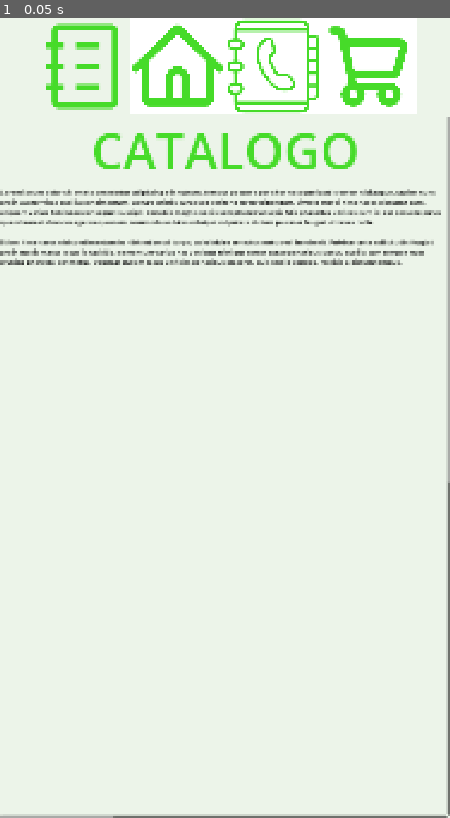
Above: before the commit, frame 1.
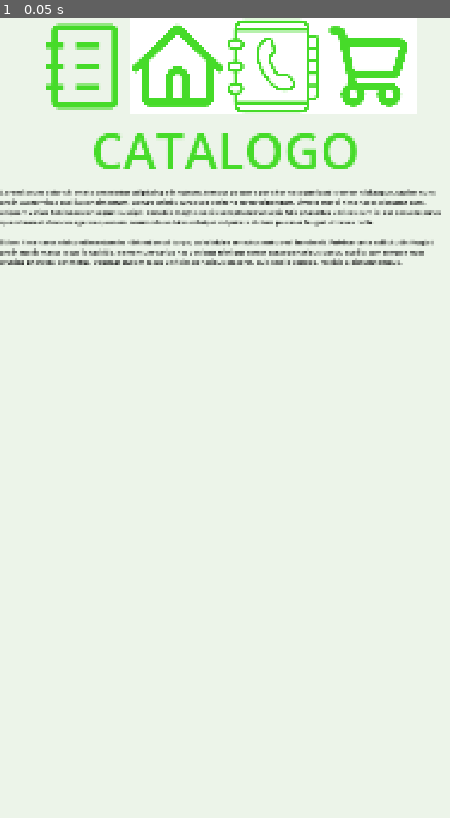
Above: after the commit, the same moment.

Repository: mike7d7/progra-6
Game: Godot game, scene res://control.tscn
Same seed, same stepped clock (60 frames per second), same inputs: the game is played once before the commit and once after it.
Inputs:
- Up to frame 1 (0.05 s): no input

The runs differ from the first frame. In frame 1, 1.3% of the frame differs, in the area x 0-100%, y 12-100%.

Commit message:
make scroll work on phone

Diff:
--- a/control.tscn
+++ b/control.tscn
@@ -70,6 +70,8 @@
 unique_name_in_owner = true
 layout_mode = 2
 size_flags_vertical = 3
+horizontal_scroll_mode = 3
+vertical_scroll_mode = 3
 script = ExtResource("5_sky72")
 metadata/_custom_type_script = "uid://cxtfepdg0uqig"
 
--- a/paginas/inicio.tscn
+++ b/paginas/inicio.tscn
@@ -15,25 +15,31 @@
 corner_radius_bottom_right = 64
 corner_radius_bottom_left = 64
 
-[node name="Control" type="VBoxContainer"]
+[node name="inicio" type="ScrollContainer"]
 anchors_preset = 15
 anchor_right = 1.0
 anchor_bottom = 1.0
+offset_bottom = 1051.0
 grow_horizontal = 2
 grow_vertical = 2
+horizontal_scroll_mode = 0
+
+[node name="VBoxContainer" type="VBoxContainer" parent="."]
+layout_mode = 2
 size_flags_horizontal = 3
 size_flags_vertical = 3
 theme_override_constants/separation = 60
 
-[node name="Label" type="Label" parent="."]
+[node name="Label" type="Label" parent="VBoxContainer"]
 layout_mode = 2
+mouse_filter = 1
 text = "INICIO"
 label_settings = SubResource("LabelSettings_evkk3")
 horizontal_alignment = 1
 
-[node name="RichTextLabel3" type="RichTextLabel" parent="."]
+[node name="RichTextLabel3" type="RichTextLabel" parent="VBoxContainer"]
 layout_mode = 2
-mouse_filter = 2
+mouse_filter = 1
 theme_override_colors/default_color = Color(0, 0, 0, 1)
 theme_override_font_sizes/normal_font_size = 40
 theme_override_styles/normal = SubResource("StyleBoxFlat_evkk3")
@@ -44,9 +50,9 @@
 Etiam himenaeos nisi condimentum in nibh euismod turpis, ad ultricies senectus metus vel hendrerit. Pulvinar ante solli …(279 unchanged characters)…
 fit_content = true
 
-[node name="RichTextLabel2" type="RichTextLabel" parent="."]
+[node name="RichTextLabel2" type="RichTextLabel" parent="VBoxContainer"]
 layout_mode = 2
-mouse_filter = 2
+mouse_filter = 1
 theme_override_colors/default_color = Color(0, 0, 0, 1)
 theme_override_font_sizes/normal_font_size = 40
 theme_override_styles/normal = SubResource("StyleBoxFlat_evkk3")
--- a/project.godot
+++ b/project.godot
@@ -28,6 +28,10 @@
 
 enabled=PackedStringArray("res://addons/BetterTabContainer/plugin.cfg")
 
+[input_devices]
+
+pointing/low_processor_mode=true
+
 [rendering]
 
 renderer/rendering_method="mobile"
